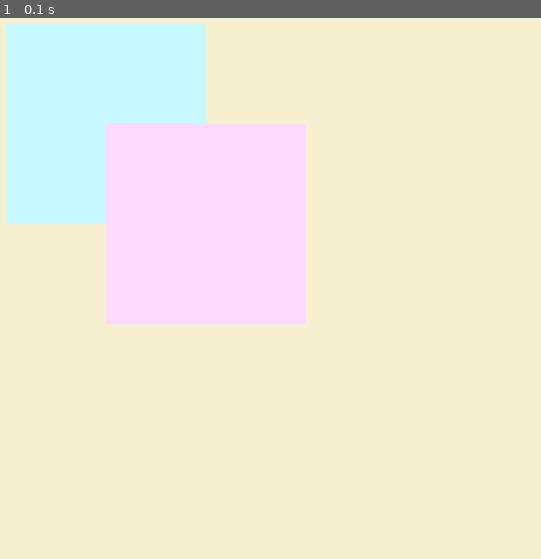
Above: before the commit, frame 1.
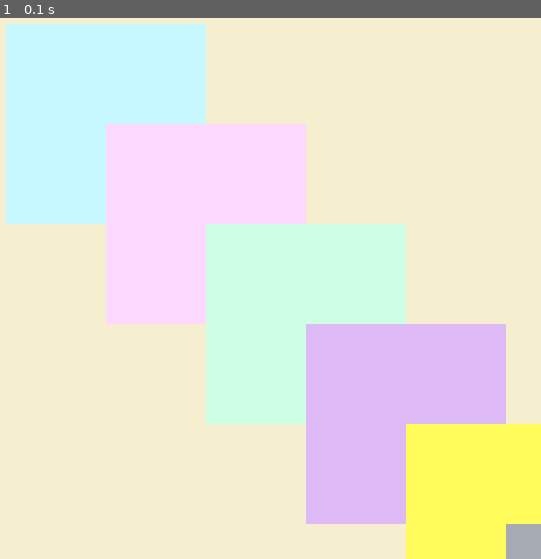
Above: after the commit, the same moment.

Repository: Yingtong24/PyGame
Game: pygame game, started from basicshapes.py
Same seed, same stepped clock (60 frames per second), same inputs: the game is played once before the commit and once after it.
Inputs:
- Up to frame 1 (0.1 s): no input

The runs differ from the first frame. In frame 1, 27% of the frame differs, in the area x 38-100%, y 38-100%.

Commit message:
Update basicshapes.py

Diff:
--- a/basicshapes.py
+++ b/basicshapes.py
@@ -7,6 +7,8 @@
 pink=(254, 217, 255)
 purple=(221, 186, 245)
 green=(204, 255, 227)
+grey=(166, 171, 179)
+yellow=(255, 252, 92)
 screen.fill(beige)
 pygame.display.update()
 #Creating Class
@@ -20,7 +22,10 @@
 
 obj1=shapes(blue, (65, 65, 200,200))
 obj2=shapes(pink, (165, 165, 200, 200))
-
+obj3=shapes(green, (265, 265, 200, 200))
+obj4=shapes(purple, (365, 365, 200, 200))
+obj5=shapes(yellow, (465, 465, 200, 200))
+obj6=shapes(grey, (565, 565, 200, 200))
 
 over=True
 while over:
@@ -29,4 +34,8 @@
             over=False
     obj1.draw()
     obj2.draw()
+    obj3.draw()
+    obj4.draw()
+    obj5.draw()
+    obj6.draw()
     pygame.display.update()
